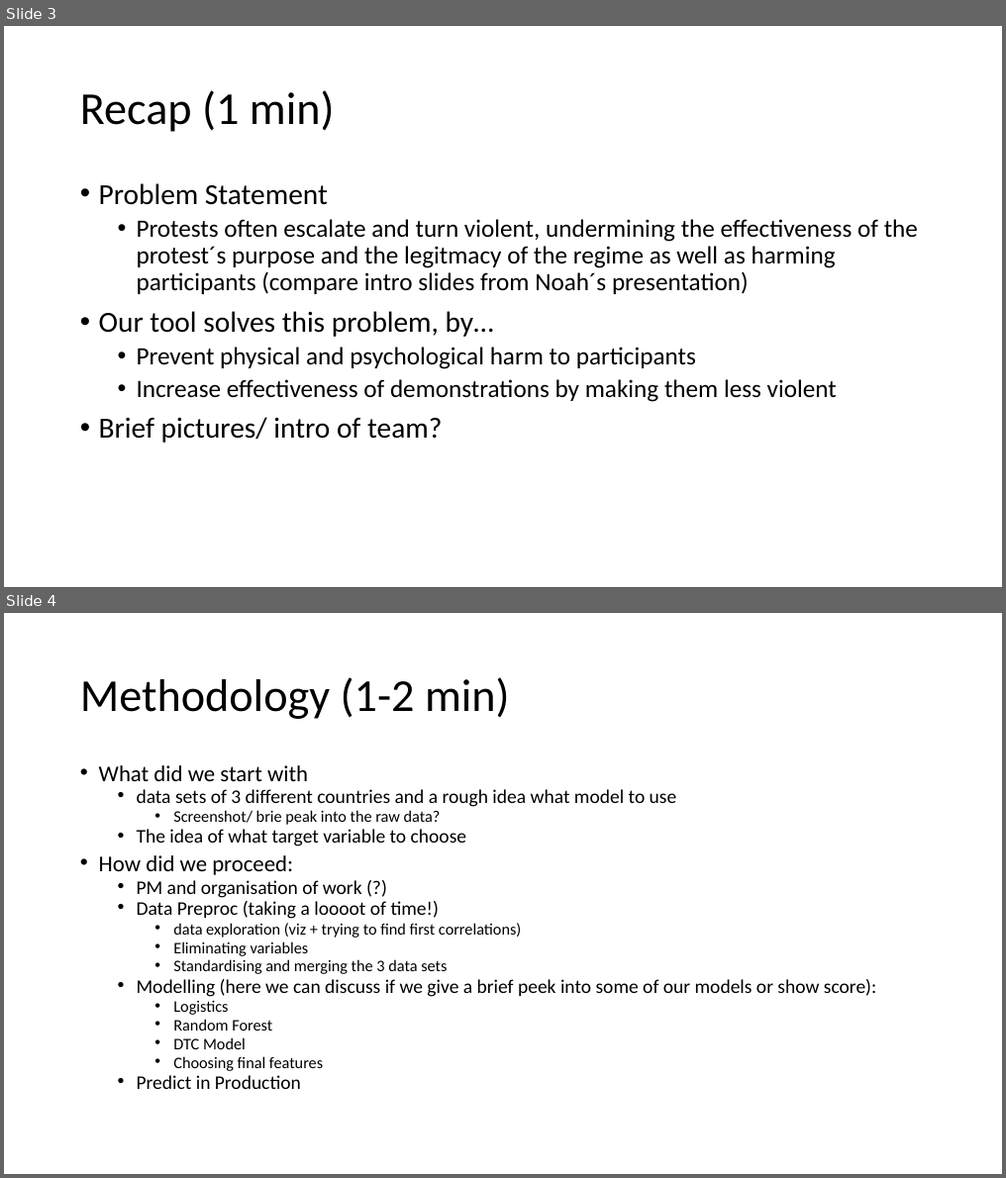
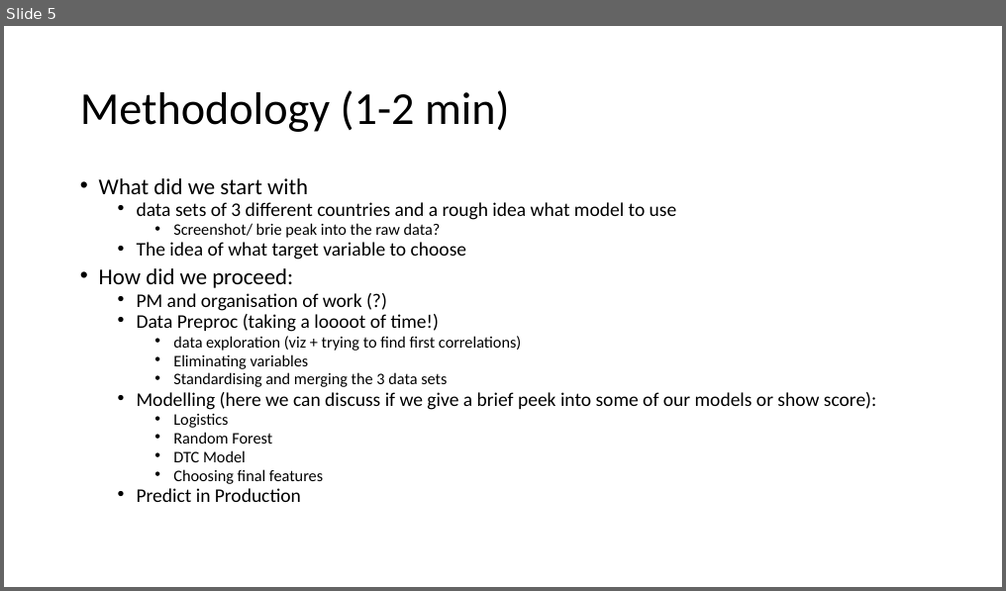
Before and after one commit to NoahDarwich/portest, a slide deck: Draft Pro-Test Demo Day Presentation.pptx. Shown one above the other, each under a label of ours: slides 3 and 4 before the commit, slide 5 after it. The pictures are 1006x1178 and 1006x591 pixels, drawn with LibreOffice and Linux fonts; fonts in the diff are those of the drawing. Boxes give left, top, right and bottom in pixels: in the first picture for what was removed or moved away, otherwise in the second. Text is boxed around its words. In the diff, an @@ line names an element or a change of style, - is before the commit and + after.

```diff
--- a/Draft Pro-Test Demo Day Presentation.pptx
+++ b/Draft Pro-Test Demo Day Presentation.pptx
@@ slide 3 removed at (x1=4, y1=26, x2=1002, y2=587), background #FFFFFF @@
@@ title removed at (x1=80, y1=90, x2=335, y2=132) @@
-Recap (1 min)
@@ text removed at (x1=99, y1=183, x2=918, y2=443) @@
-• Problem Statement
-  • Protests often escalate and turn violent, undermining the effectiveness of the protest´s purpose and the legitmacy of the regime as well as harming participants (compare intro slides from Noah´s presentation)
-• Our tool solves this problem, by…
-  • Prevent physical and psychological harm to participants
-  • Increase effectiveness of demonstrations by making them less violent
-• Brief pictures/ intro of team?
@@ what was slide 4 is now slide 5 @@
```
Also in this commit, not shown: 3 slides changed, 2 slides added.
